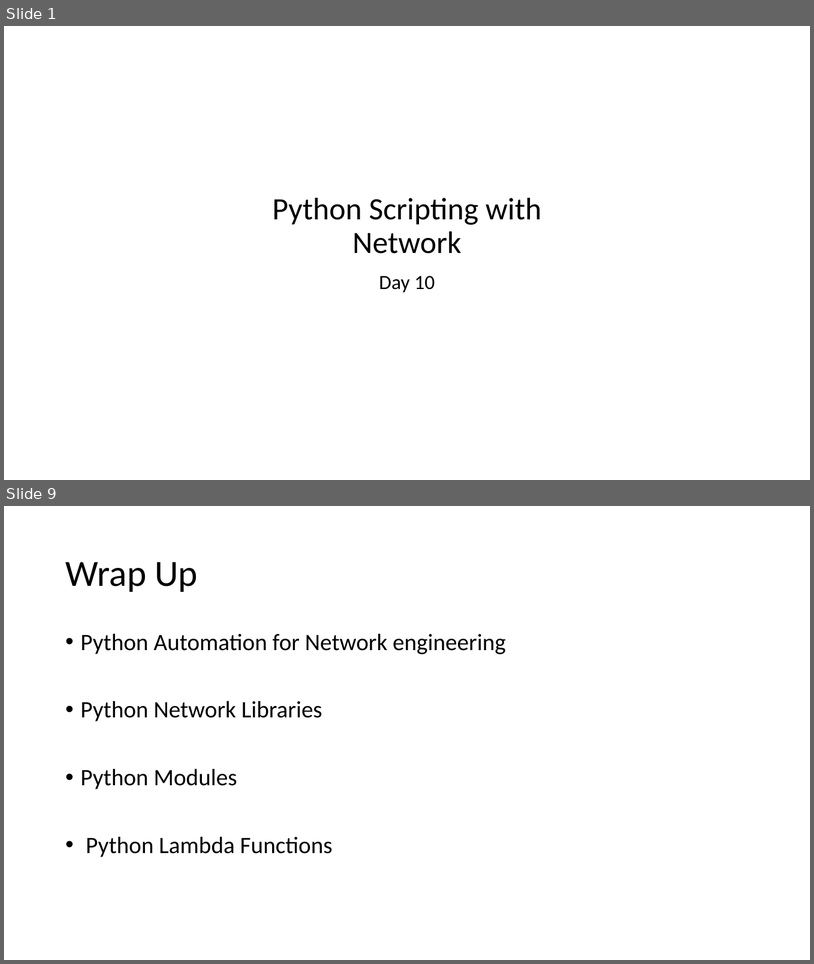
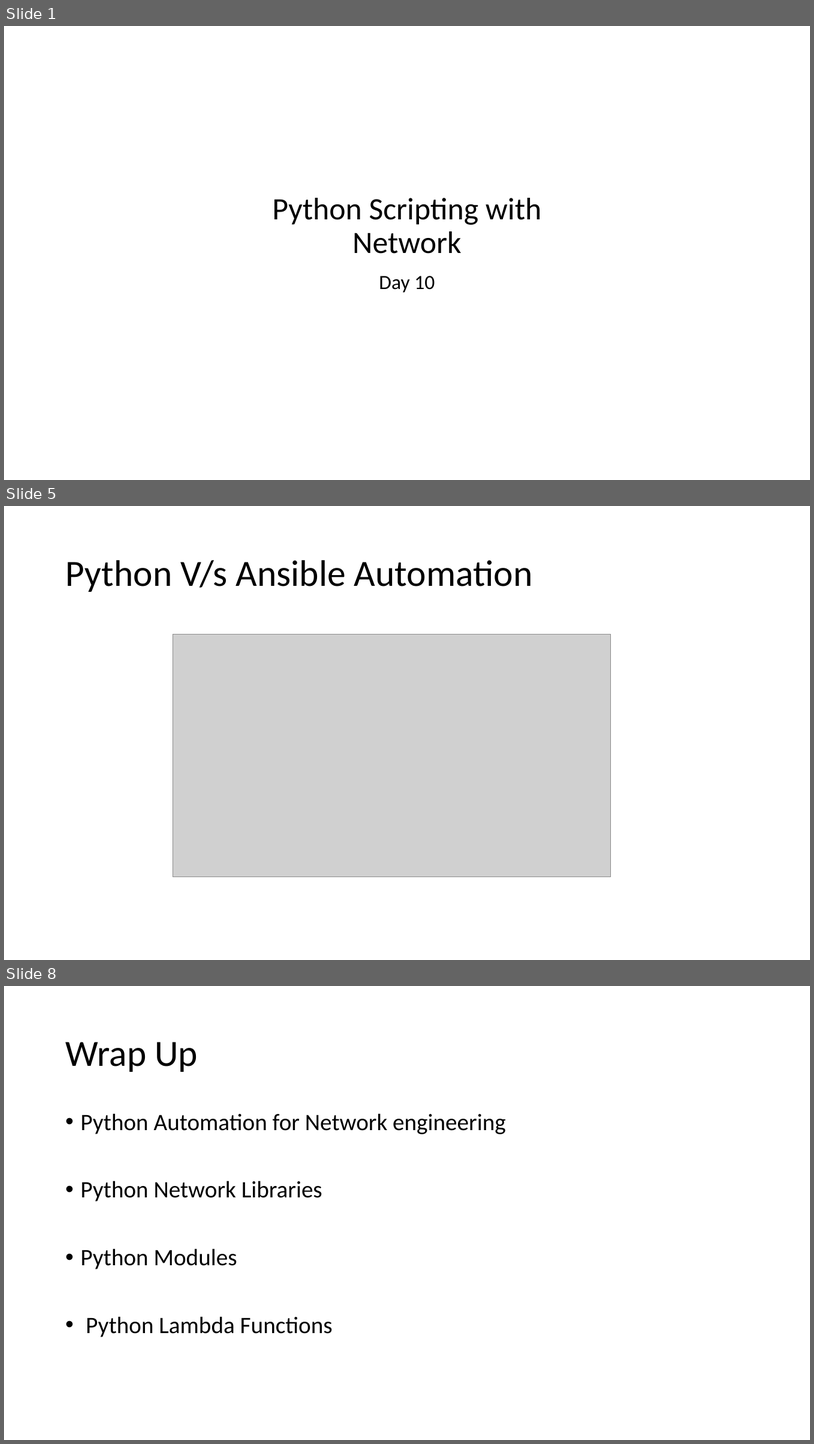
Before and after one commit to imcuteani/Python-Network-Automation, a slide deck: Slides/Day-10/Python Scripting for Networking - Day 10.pptx. Shown one above the other, each under a label of ours: slides 1 and 9 before the commit, slides 1, 5 and 8 after it; the slides between them are not shown. The pictures are 814x964 and 814x1444 pixels, drawn with LibreOffice and Linux fonts; fonts in the diff are those of the drawing; grey boxes stand for pictures; background and template pictures are left out. Boxes give left, top, right and bottom in pixels: in the first picture for what was removed or moved away, otherwise in the second. Text is boxed around its words. In the diff, an @@ line names an element or a change of style, - is before the commit and + after.

```diff
--- a/Slides/Day-10/Python Scripting for Networking - Day 10.pptx
+++ b/Slides/Day-10/Python Scripting for Networking - Day 10.pptx
@@ slide 5 added at [4, 506, 810, 960], background #FFFFFF @@
@@ title added at [65, 560, 533, 592], 44 pt, text #000000 @@
+Python V/s Ansible Automation
@@ picture added at [173, 634, 611, 877] @@
@@ what was slide 9 is now slide 8 @@
```
Also in this commit, not shown: 4 slides changed, 1 other slide added, 3 slides removed, 4 other files.
